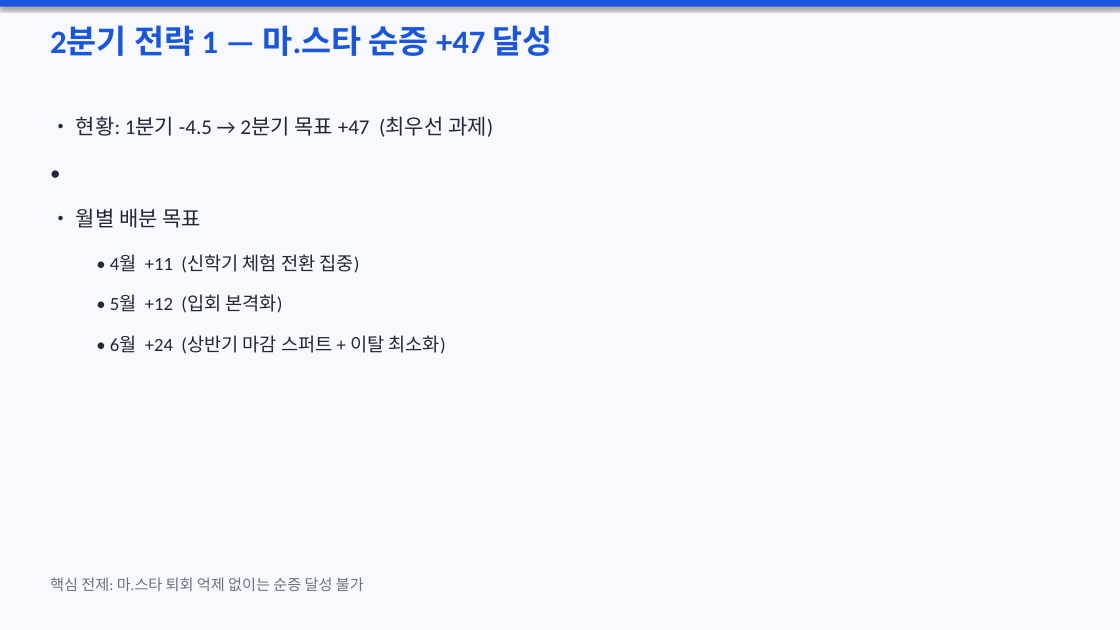
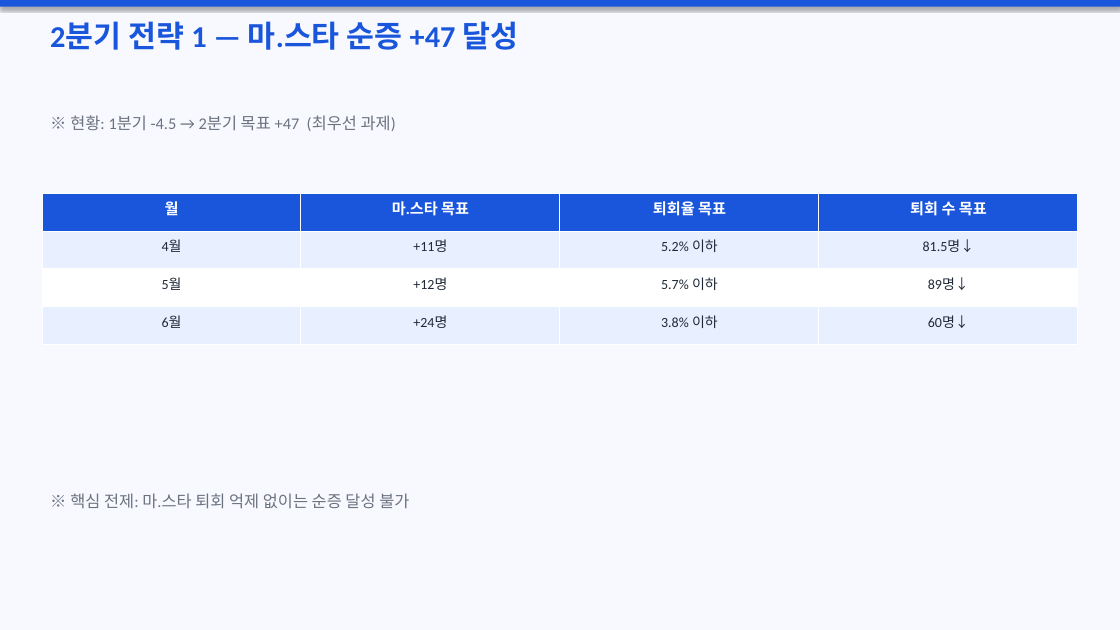
Before and after one commit to kimjungsul/kumon-masta-training, a slide deck: slide 12 of 마스타_교사교육안.pptx (slide 15 before the commit). Drawn at 1120x630 pixels with LibreOffice and Linux fonts; fonts in the diff are those of the drawing. Boxes give left, top, right and bottom in pixels: in the first picture for what was removed or moved away, otherwise in the second. Text is boxed around its words. In the diff, an @@ line names an element or a change of style, - is before the commit and + after.

```diff
--- a/마스타_교사교육안.pptx
+++ b/마스타_교사교육안.pptx
@@ text "2분기 전략 1 — 마.스타 ..." at box(50, 21, 518, 50): size 28 to 26 pt @@
@@ text at box(70, 115, 396, 131): text changed; size 18 to 14 pt; text colour #1F2937 to #6B7280 @@
-• 현황: 1분기 -4.5 → 2분기 목표 +47 (최우선 과제)
+※ 현황: 1분기 -4.5 → 2분기 목표 +47 (최우선 과제)
@@ text removed at box(42, 155, 1078, 197) @@
-•
@@ table added at box(42, 193, 1077, 344), 4 rows, 4 columns @@
+월 | 마.스타 목표 | 퇴회율 목표 | 퇴회 수 목표
+4월 | +11명 | 5.2% 이하 | 81.5명↓
+5월 | +12명 | 5.7% 이하 | 89명↓
+6월 | +24명 | 3.8% 이하 | 60명↓
@@ text removed at box(76, 208, 202, 228) @@
-• 월별 배분 목표
@@ text removed at box(110, 254, 359, 273) @@
-• 4월 +11 (신학기 체험 전환 집중)
@@ text removed at box(110, 294, 282, 313) @@
-• 5월 +12 (입회 본격화)
@@ text removed at box(110, 335, 446, 354) @@
-• 6월 +24 (상반기 마감 스퍼트 + 이탈 최소화)
@@ text at box(70, 493, 409, 509): text changed; size 13 to 14 pt @@
-핵심 전제: 마.스타 퇴회 억제 없이는 순증 달성 불가
+※ 핵심 전제: 마.스타 퇴회 억제 없이는 순증 달성 불가
```
Also in this commit, not shown: 16 other slides changed, 7 slides added, 1 slide removed, 1 other file.
